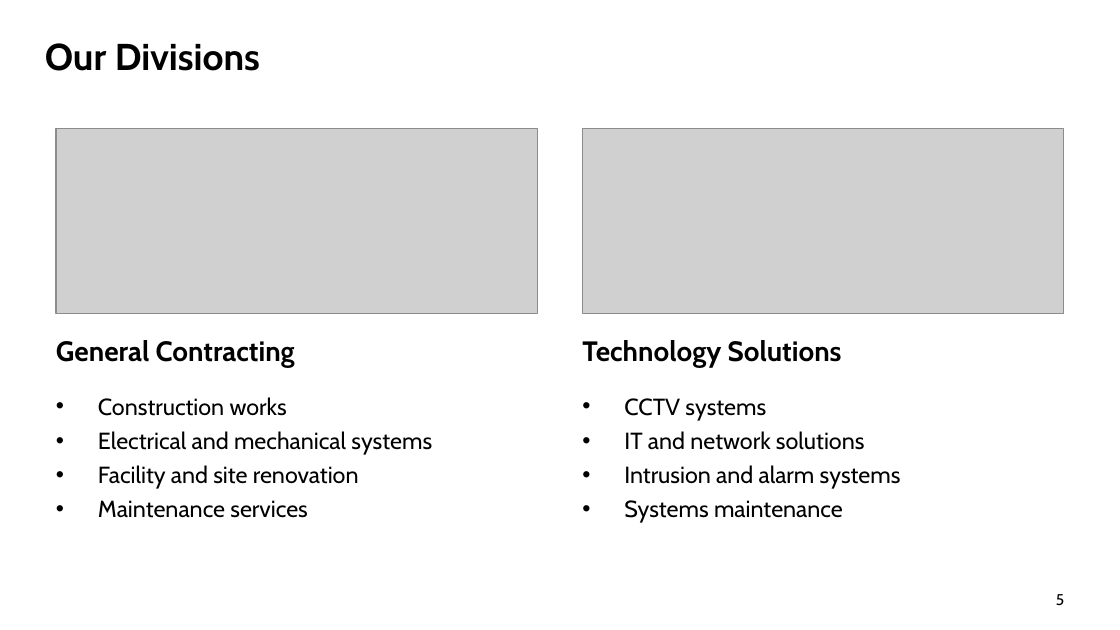
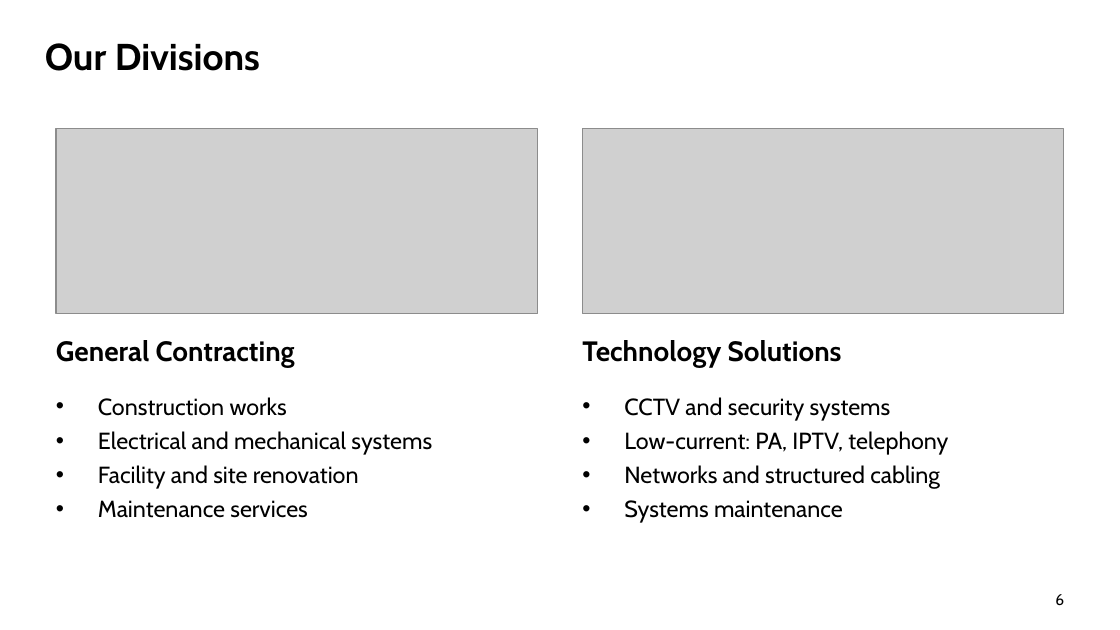
Before and after one commit to urkTish/CCTV, a slide deck: slide 6 of docs/company-profile/ContracTech-Company-Profile-EN.pptx (slide 5 before the commit). Drawn at 1120x630 pixels with LibreOffice and Linux fonts; fonts in the diff are those of the drawing; grey boxes stand for pictures; background and template pictures are left out. Boxes give left, top, right and bottom in pixels: in the first picture for what was removed or moved away, otherwise in the second. Text is boxed around its words. In the diff, an @@ line names an element or a change of style, - is before the commit and + after.

```diff
--- a/docs/company-profile/ContracTech-Company-Profile-EN.pptx
+++ b/docs/company-profile/ContracTech-Company-Profile-EN.pptx
@@ text at (624,397,948,489): text changed @@
-• CCTV systems
-• IT and network solutions
-• Intrusion and alarm systems
+• CCTV and security systems
+• Low-current: PA, IPTV, telephony
+• Networks and structured cabling
@@ page number at (1055,594,1064,606): text changed @@
-5
+6
```
Also in this commit, not shown: 3 other slides changed, 6 slides added, 1 slide removed, 8 other files.
